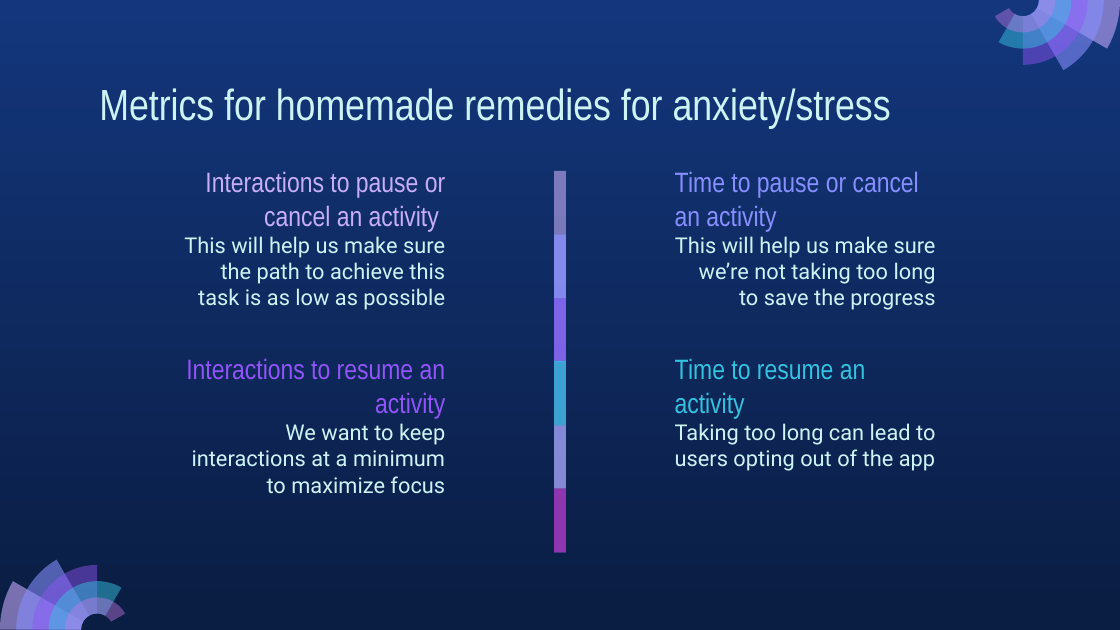
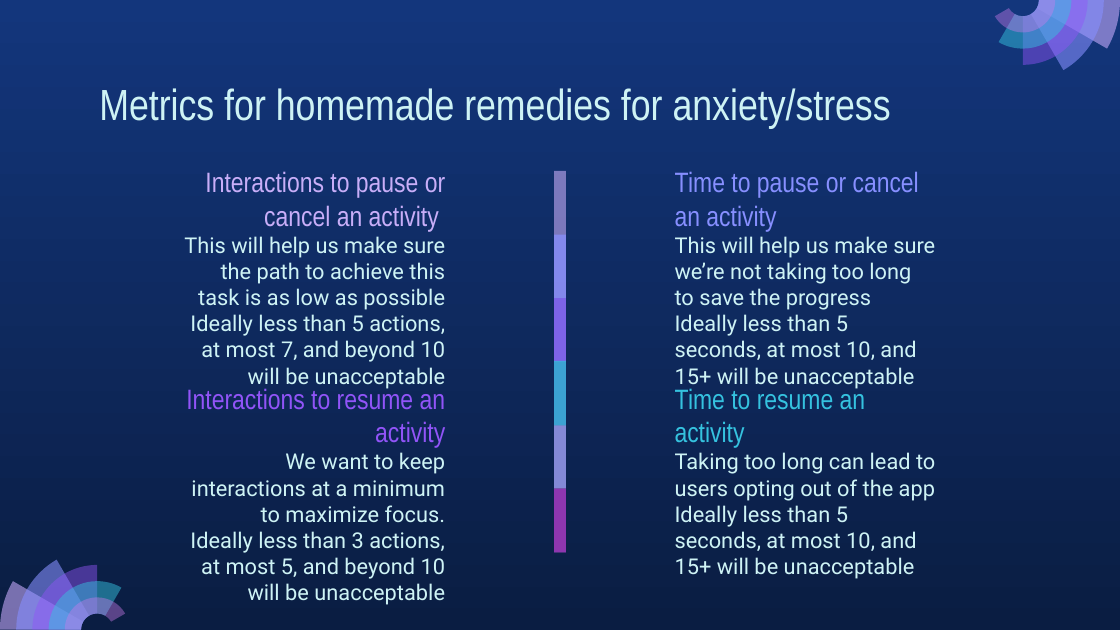
Before and after one commit to Rodrigoh2702/HCI2021, a slide deck: slide 13 of Artifacts/Segunda Entrega.pptx. Drawn at 1120x630 pixels with LibreOffice and Linux fonts; fonts in the diff are those of the drawing. Boxes give left, top, right and bottom in pixels: in the first picture for what was removed or moved away, otherwise in the second. Text is boxed around its words. In the diff, an @@ line names an element or a change of style, - is before the commit and + after.

Commit message:
Added fixes for the second delivery

```diff
--- a/Artifacts/Segunda Entrega.pptx
+++ b/Artifacts/Segunda Entrega.pptx
@@ subtitle at [675, 236, 935, 310]: alignment right to left @@
@@ subtitle at [190, 314, 446, 390]: paragraph added @@
+Ideally less than 5 actions, at most 7, and beyond 10 will be unacceptable
@@ subtitle at [675, 314, 916, 390]: paragraph added @@
+Ideally less than 5 seconds, at most 10, and 15+ will be unacceptable
@@ 3 subtitles: place and size @@
-3 subtitles at [186, 358, 935, 471]
+3 subtitles at [186, 386, 935, 579]
@@ subtitle at [190, 452, 445, 605]: text changed @@
-We want to keep interactions at a minimum to maximize focus
+We want to keep interactions at a minimum to maximize focus.
+Ideally less than 3 actions, at most 5, and beyond 10 will be unacceptable
@@ subtitle at [675, 505, 916, 579]: paragraph added @@
+Ideally less than 5 seconds, at most 10, and 15+ will be unacceptable
```
Also in this commit, not shown: 1 other slide changed, 1 other file.
